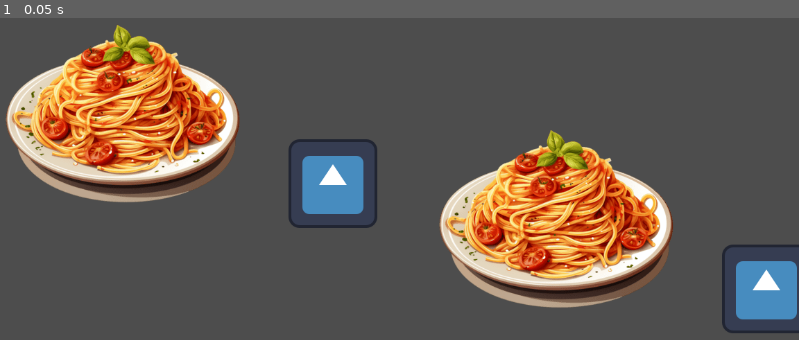
Above: before the commit, frame 1.
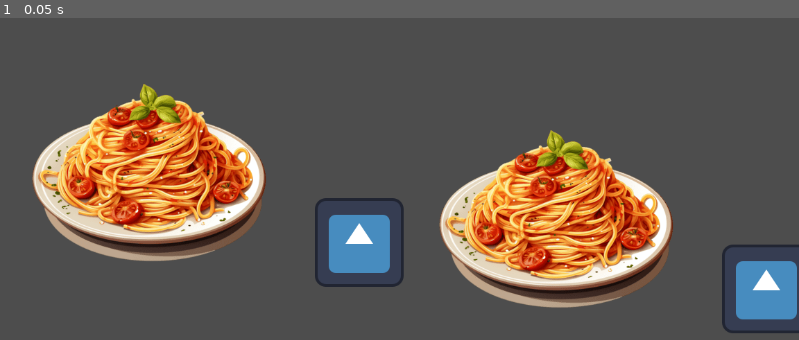
Above: after the commit, the same moment.

Repository: mtermine1/MatthewTermine.Labs
Game: Godot game, scene res://Restaurant.tscn
Two runs of this game, one before a commit and one after it. Both use one fixed random seed, a clock stepped at 60 frames per second and the inputs below. The engine's default icon, where the game draws it, is replaced by a stand-in: a white triangle on a blue panel in a dark square.
Inputs:
- Up to frame 1 (0.05 s): no input

The runs differ from the first frame. In frame 1, 19% of the frame differs, in the area x 0-51%, y 2-84%.

Commit message:
Update Restaurant.tscn

Diff:
--- a/lab-1-matthew-termine/Restaurant.tscn
+++ b/lab-1-matthew-termine/Restaurant.tscn
@@ -5,7 +5,7 @@
 [node name="Restaurant" type="Node2D"]
 
 [node name="Spaghetti" parent="." instance=ExtResource("1_ii2bv")]
-position = Vector2(176, 142)
+position = Vector2(214, 227)
 
 [node name="Spaghetti2" parent="." instance=ExtResource("1_ii2bv")]
 position = Vector2(801, 294)
